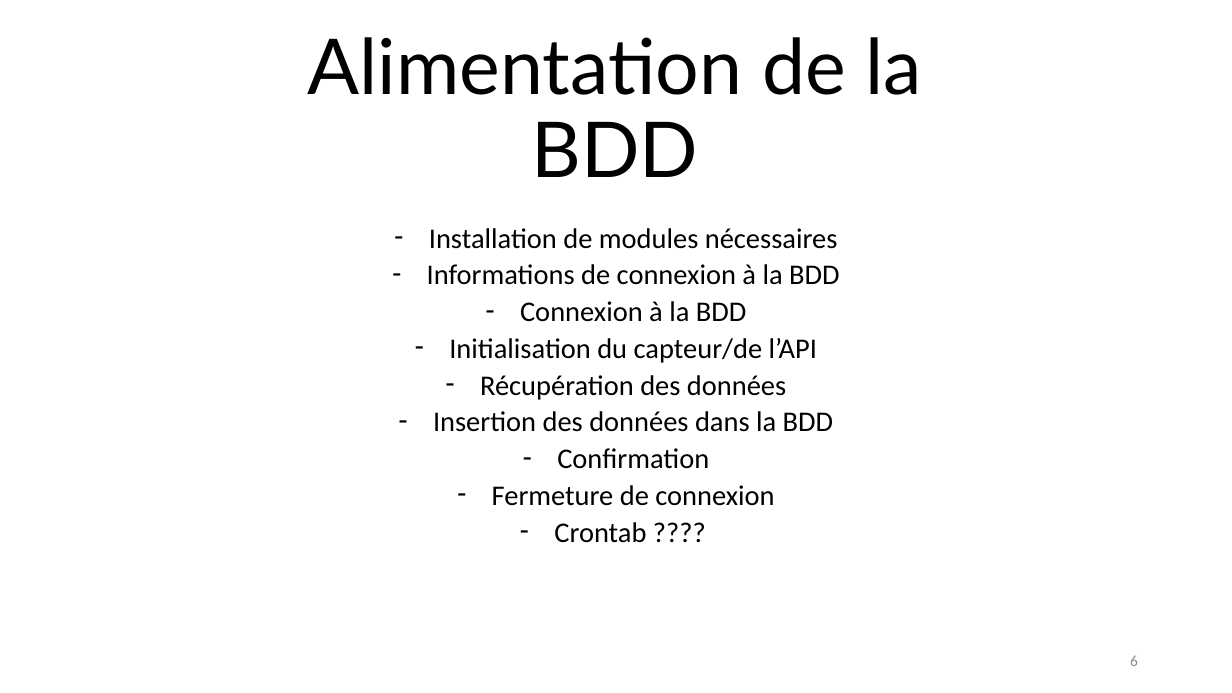
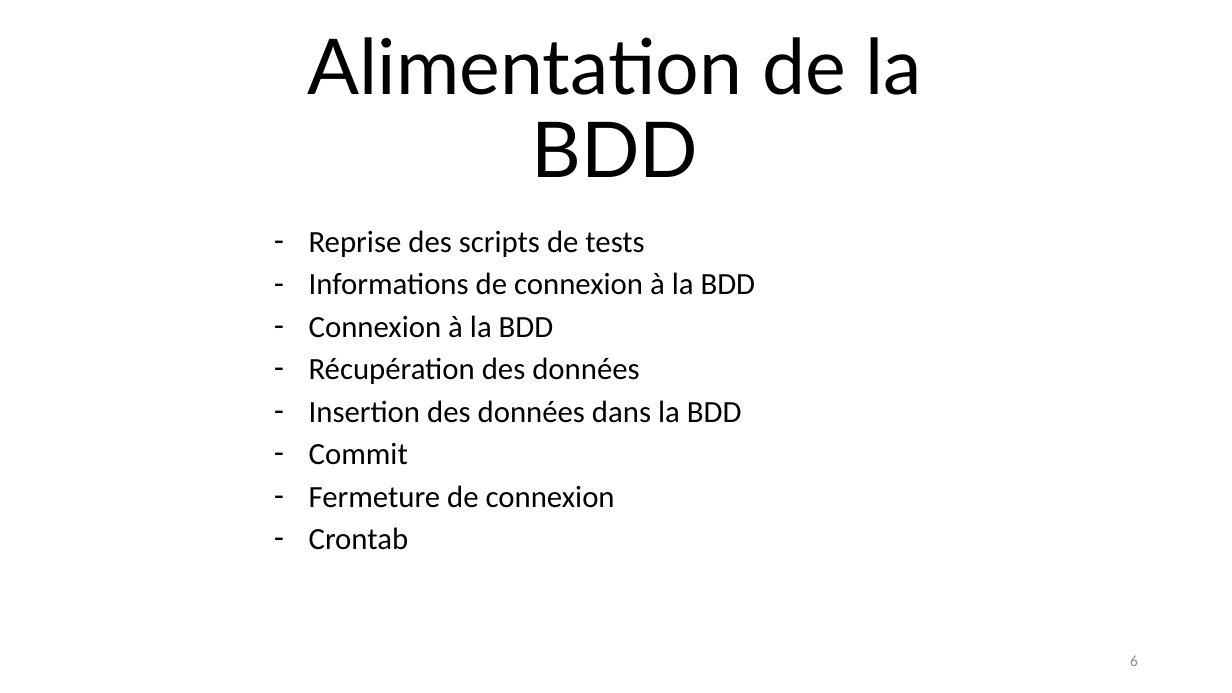
Before and after one commit to chopinvictor/CUBES-2, a slide deck: slide 6 of Présentation CUBE 2.pptx. Drawn at 1232x693 pixels with LibreOffice and Linux fonts; fonts in the diff are those of the drawing; background and template pictures are left out. Boxes give left, top, right and bottom in pixels: in the first picture for what was removed or moved away, otherwise in the second. Text is boxed around its words. In the diff, an @@ line names an element or a change of style, - is before the commit and + after.

Commit message:
Enrichissement PPT et scripts de tests

```diff
--- a/Présentation CUBE 2.pptx
+++ b/Présentation CUBE 2.pptx
@@ subtitle at box(309, 230, 644, 257): text changed; size 22.2 to 24 pt @@
-– Installation de modules nécessaires
+– Reprise des scripts de tests
@@ subtitle at box(309, 272, 756, 508): size 22.2 to 24 pt in "Informations de connexion à la BDD", "Connexion à la BDD", "Récupération des données", "Insertion des données dans la BDD" and 1 more places; alignment centre to left; line spacing 0.7 to 0.8 @@
@@ subtitle at box(449, 338, 817, 363): paragraph removed @@
-– Initialisation du capteur/de l’API
@@ subtitle at box(309, 443, 408, 465): text changed; size 22.2 to 24 pt @@
-– Confirmation
+– Commit
@@ subtitle at box(309, 527, 409, 550): text changed; size 22.2 to 24 pt @@
-– Crontab ????
+– Crontab
```
Also in this commit, not shown: 5 other slides changed, 2 other files.
